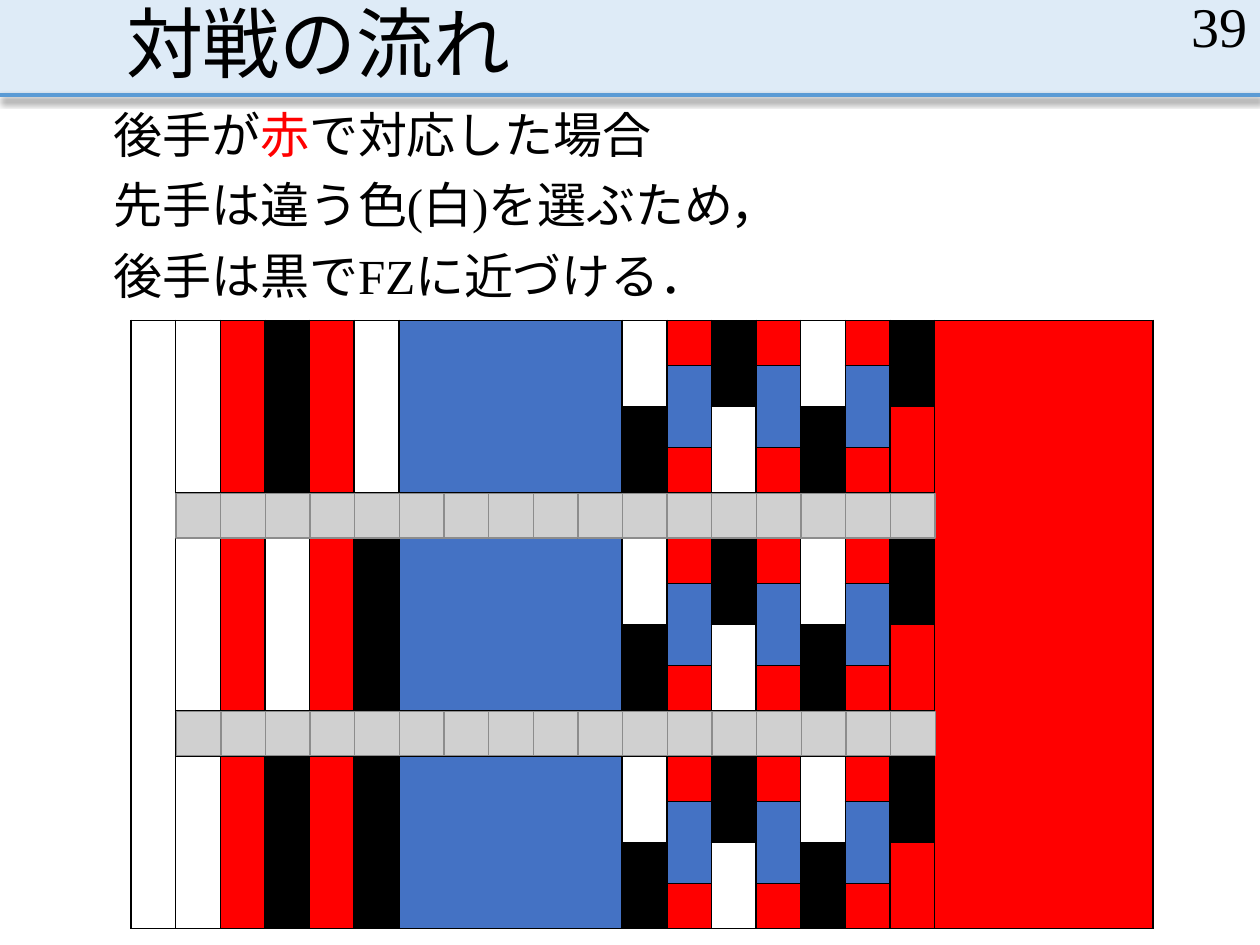
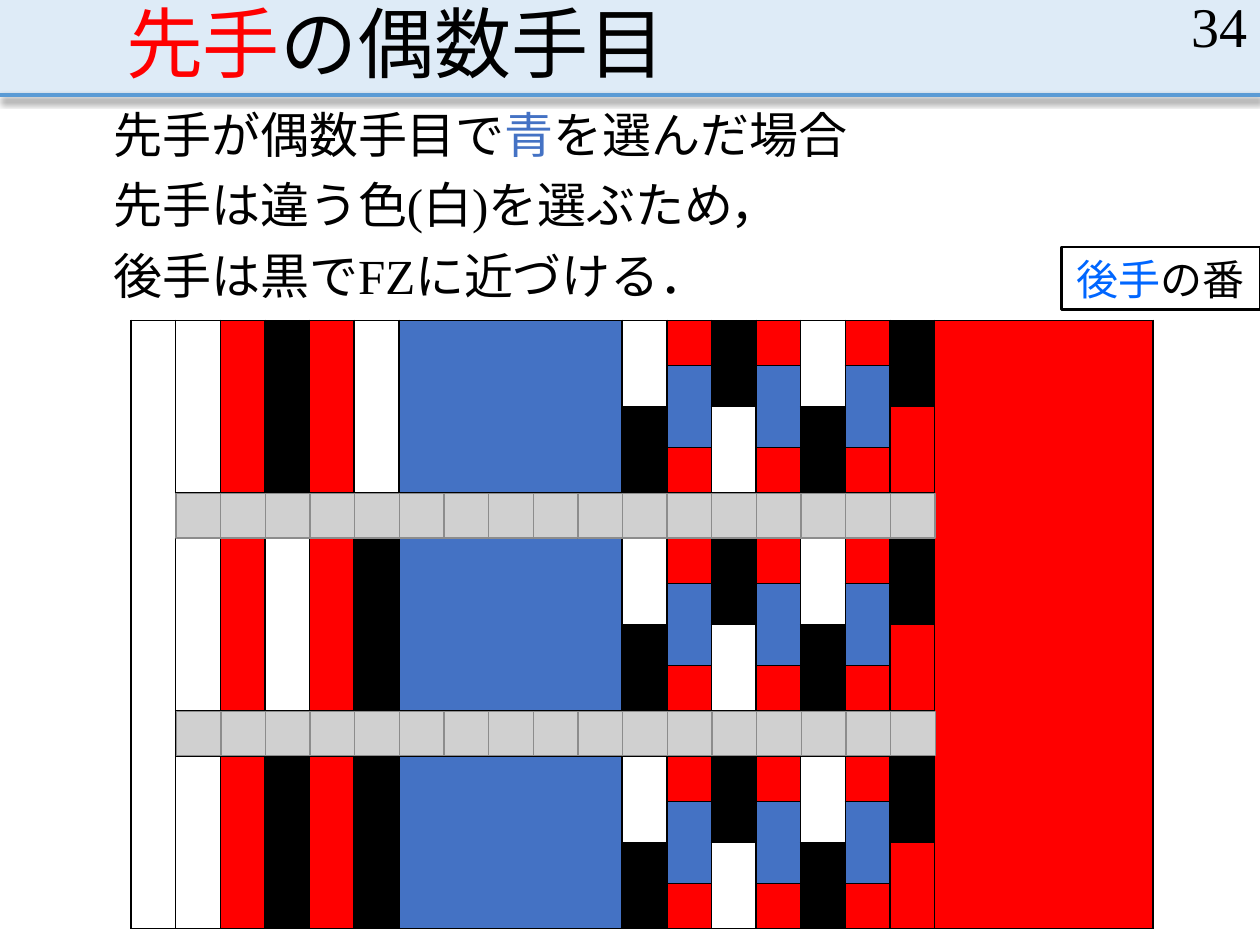
Before and after one commit to MasayaOda/SR, a slide deck: slide 34 of 190513oda.pptx (slide 39 before the commit). Drawn at 1260x945 pixels with LibreOffice and Linux fonts; fonts in the diff are those of the drawing; grey boxes stand for pictures. Boxes give left, top, right and bottom in pixels: in the first picture for what was removed or moved away, otherwise in the second. Text is boxed around its words. In the diff, an @@ line names an element or a change of style, - is before the commit and + after.

```diff
--- a/190513oda.pptx
+++ b/190513oda.pptx
@@ title at <box>126,7,665,79</box>: text changed @@
-対戦の流れ
+先手の偶数手目
@@ page number at <box>1191,10,1247,48</box>: text changed @@
-39
+34
@@ text at <box>113,103,847,157</box>: text changed @@
-後手が赤で対応した場合
+先手が偶数手目で青を選んだ場合
@@ rectangle added at <box>1061,247,1260,310</box>, fill #FFFFFF, outline #000000 1.5 pt, 24 pt, text #0066FF @@
+後手の番
```
Also in this commit, not shown: 28 other slides changed, 7 slides added, 2 slides removed.
